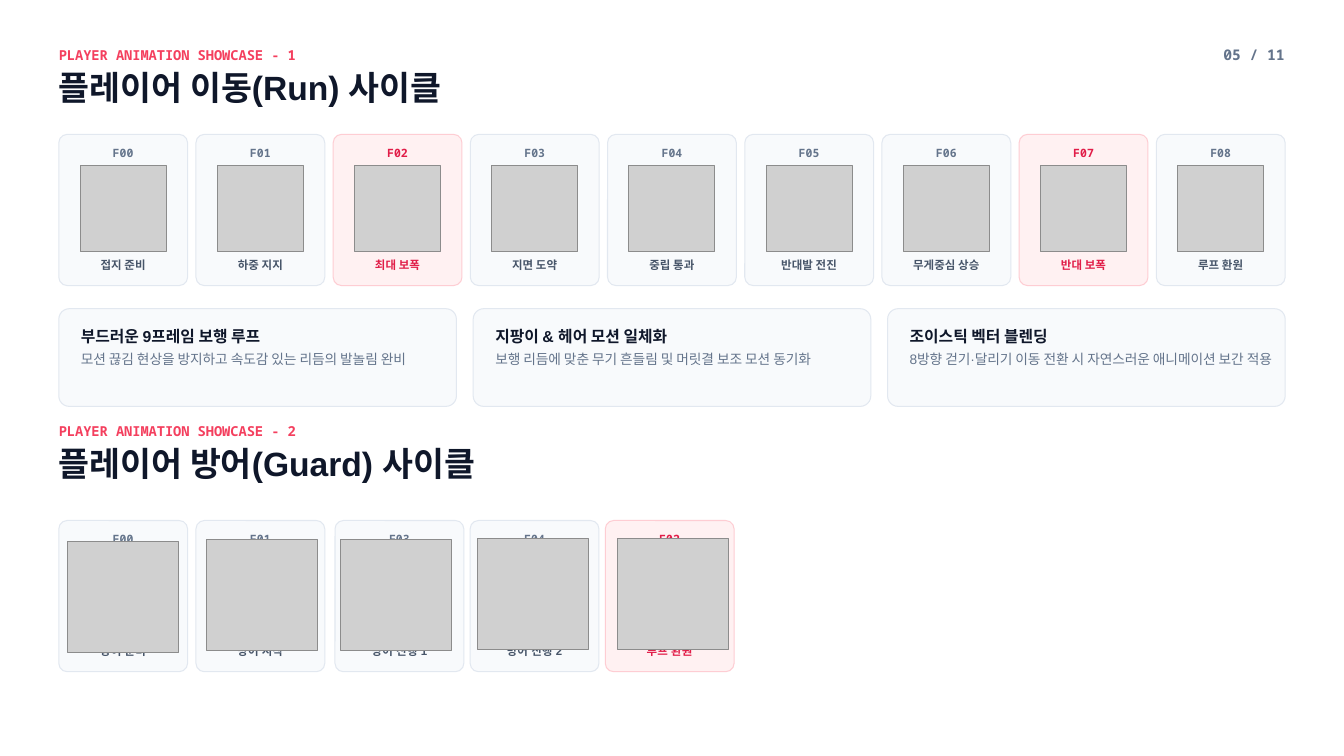
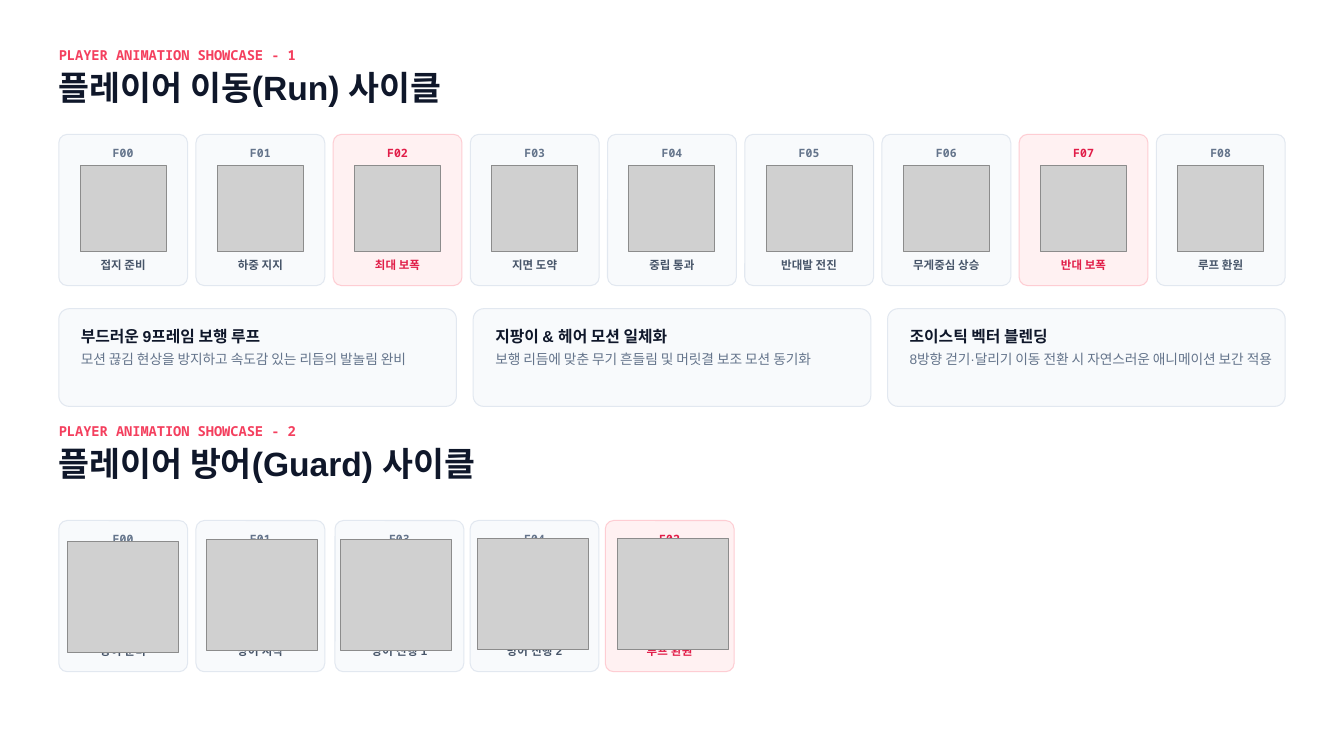
Before and after one commit to gitgiung/SBSAcademy_Team01, a slide deck: slide 7 of 좀비소울 프로젝트 개발 현황 보고.pptx. Drawn at 1344x756 pixels with LibreOffice and Linux fonts; fonts in the diff are those of the drawing; grey boxes stand for pictures. Boxes give left, top, right and bottom in pixels: in the first picture for what was removed or moved away, otherwise in the second. Text is boxed around its words. In the diff, an @@ line names an element or a change of style, - is before the commit and + after.

```diff
--- a/좀비소울 프로젝트 개발 현황 보고.pptx
+++ b/좀비소울 프로젝트 개발 현황 보고.pptx
@@ text removed at (1223, 49, 1285, 60) @@
-05 / 11
```
Also in this commit, not shown: 9 other slides changed, 1 slide added, 11 other files.
